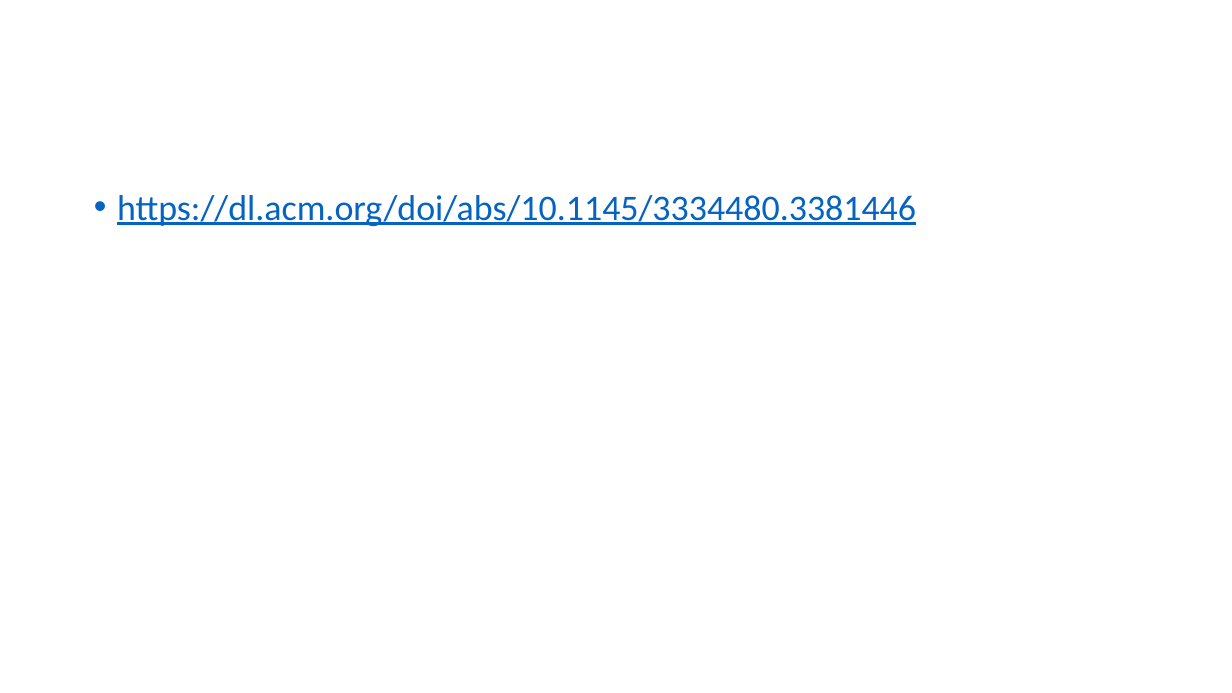
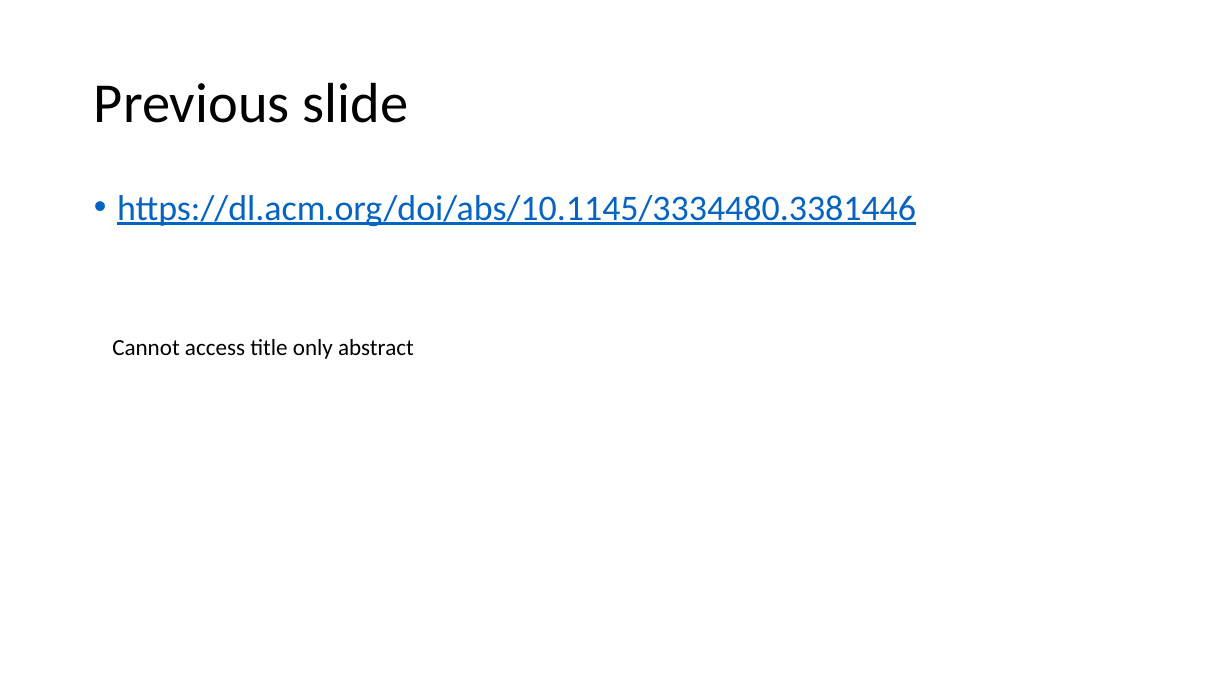
Before and after one commit to nauticalmonkey/CalPolyThesis, a slide deck: slide 16 of Thesis Idea.pptx (slide 14 before the commit). Drawn at 1232x693 pixels with LibreOffice and Linux fonts; fonts in the diff are those of the drawing. Boxes give left, top, right and bottom in pixels: in the first picture for what was removed or moved away, otherwise in the second. Text is boxed around its words. In the diff, an @@ line names an element or a change of style, - is before the commit and + after.

```diff
--- a/Thesis Idea.pptx
+++ b/Thesis Idea.pptx
@@ title added at (94, 82, 408, 123), 44 pt, text #000000 @@
+Previous slide
@@ text added at (112, 339, 414, 359), 18 pt, text #000000 @@
+Cannot access title only abstract
```
Also in this commit, not shown: 2 other slides changed, 2 slides added.
